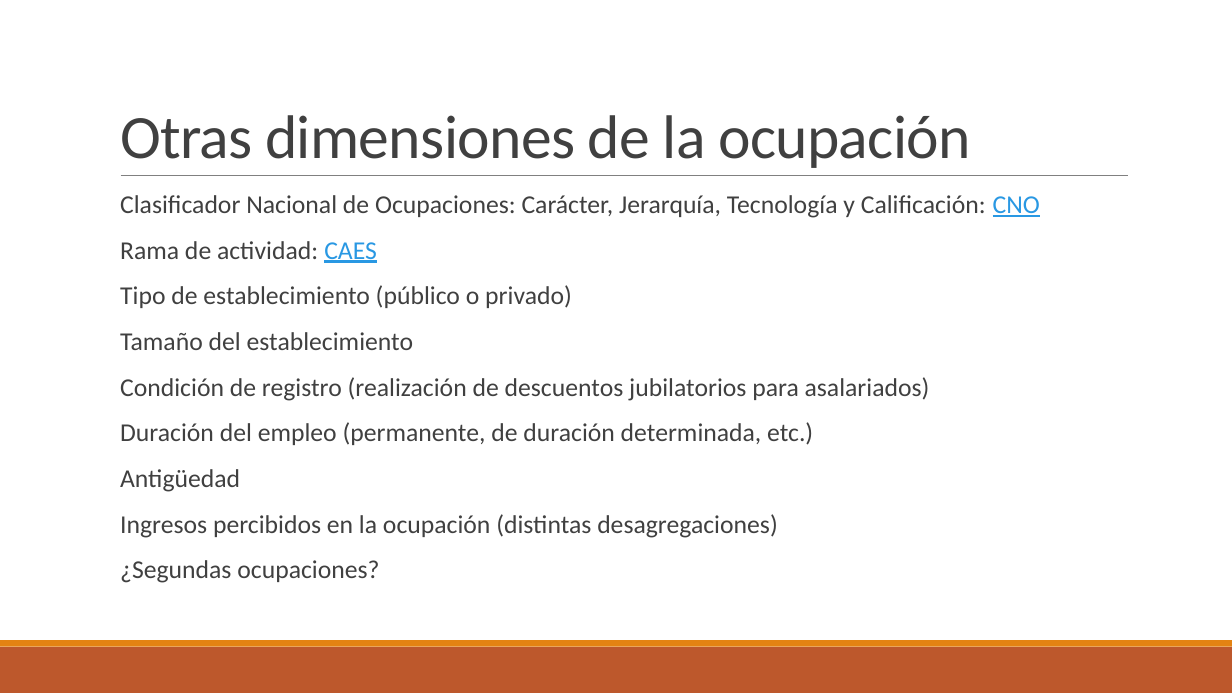
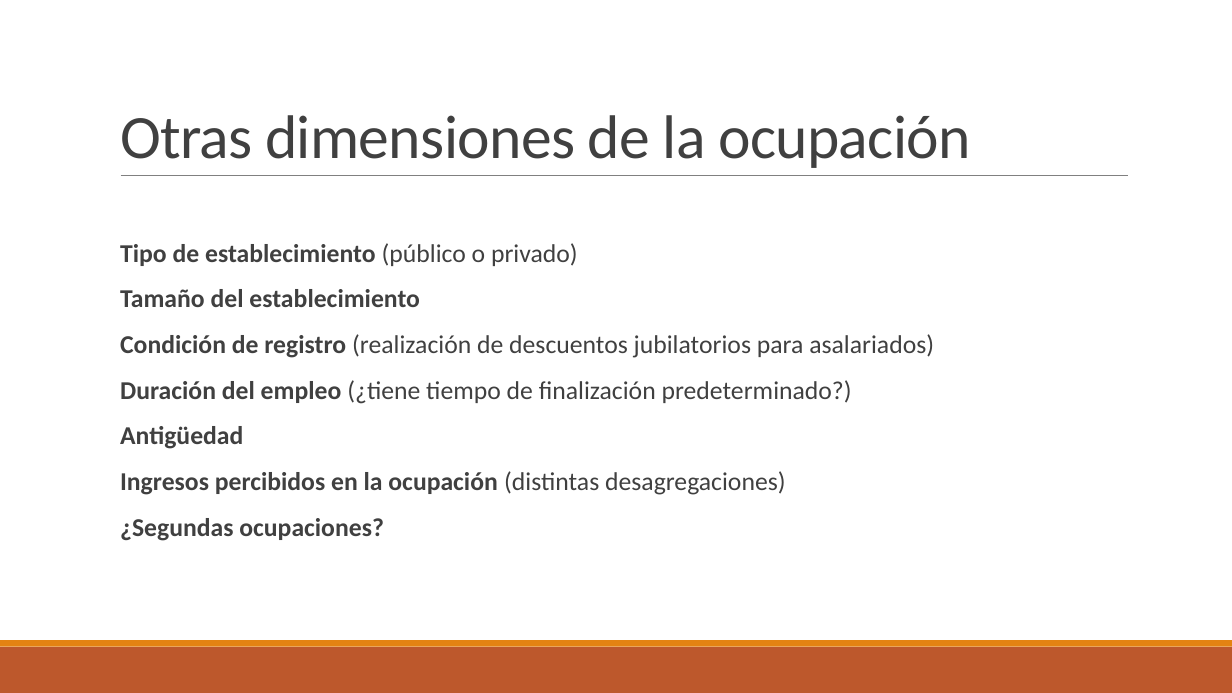
Before and after one commit to ceped-fce-uba/curso_aset, a slide deck: slide 10 of Clase 2 - EPH e Intro a Tidyverse/Presentación EPH.pptx (slide 20 before the commit). Drawn at 1232x693 pixels with LibreOffice and Linux fonts; fonts in the diff are those of the drawing. Boxes give left, top, right and bottom in pixels: in the first picture for what was removed or moved away, otherwise in the second. Text is boxed around its words. In the diff, an @@ line names an element or a change of style, - is before the commit and + after.

```diff
--- a/Clase 2 - EPH e Intro a Tidyverse/Presentación EPH.pptx
+++ b/Clase 2 - EPH e Intro a Tidyverse/Presentación EPH.pptx
@@ text at (120, 195, 1040, 263): paragraphs removed @@
-  Clasificador Nacional de Ocupaciones: Carácter, Jerarquía, Tecnología y Calificación: CNO
-  Rama de actividad: CAES
@@ text at (120, 243, 934, 541): bold on in "Tipo de establecimiento", "Tamaño del establecimiento", "Condición de registro", "Antigüedad" and 2 more places; alignment left to justified @@
@@ text at (120, 380, 852, 404): text changed @@
-  Duración del empleo (permanente, de duración determinada, etc.)
+  Duración del empleo (¿tiene tiempo de finalización predeterminado?)
```
Also in this commit, not shown: 8 other slides changed, 2 slides added, 3 slides removed, 7 other files.
